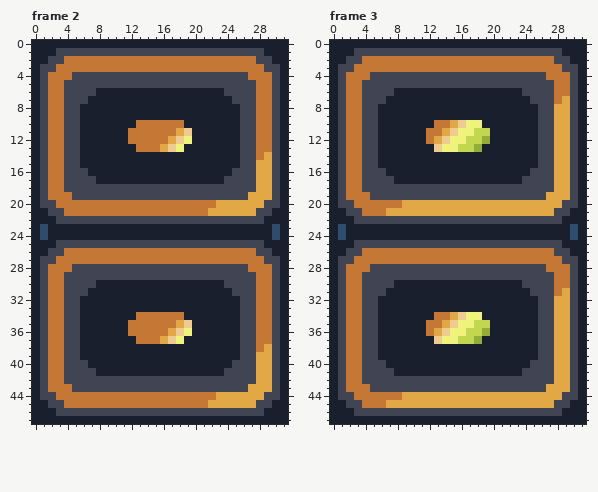
File history of a pixel-art file, Projetasso/Code Wars 2 - The Offline Server/new_sprites._/em_construçao/ambinte/porta.aseprite. The picture above is the old version.
32x48 pixels, 23 frames. Shown: frame 2, frame 3. The commit also changed other frames, which this record leaves out.
New version:
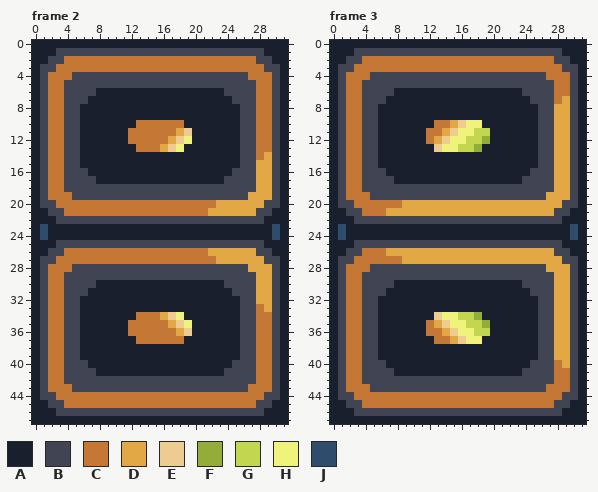
Palette (. is transparent): A #1a1f2e  B #414453  C #c57835  D #e1a845  E #eecb90  F #94ad39  G #c2d64f  H #eff37c  J #2f4c6c
The exact change:
Frame 2:
Colour D gives way to colour C in row 36 at x 17; in row 37 at x 16; in row 38 at x 29; in rows 39 to 42 at x 28 to 29; in row 43 at x 27 to 29; in row 44 at x 23 to 28.
Colour D gives way to colour C in row 45 at x 22 to 27.
Colour E gives way to colour C in row 37 at x 17.
Colour H gives way to colour C in row 37 at x 18.
Colour C gives way to colour D in row 26 at x 22 to 27; in row 27 at x 23 to 28; in row 28 at x 27 to 29; in rows 29 to 32 at x 28 to 29; in row 33 at x 29; in row 34 at x 16.
Colour C gives way to colour D in row 35 at x 17.
Colour E gives way to colour D in row 36 at x 18.
Colour C gives way to colour E in row 34 at x 17.
Colour D gives way to colour E in row 35 at x 18.
Colour H gives way to colour E in row 36 at x 19.
Colour C gives way to colour H in row 34 at x 18.
Colour E gives way to colour H in row 35 at x 19.
Frame 3:
Colour D gives way to colour C in row 36 at x 13; in row 40 at x 28; in rows 41 to 42 at x 28 to 29; in row 43 at x 27 to 29; in row 44 at x 9 to 28; in row 45 at x 7 to 27.
Colour E gives way to colour C in row 37 at x 13.
Colour H gives way to colour C in row 37 at x 14.
Colour C gives way to colour D in row 26 at x 7 to 27; in row 27 at x 9 to 28; in row 28 at x 27 to 29; in rows 29 to 30 at x 28 to 29; in row 31 at x 28; in row 35 at x 13.
Colour E gives way to colour D in row 36 at x 14.
Colour H gives way to colour D in row 37 at x 15.
Colour C gives way to colour E in row 34 at x 13.
Colour D gives way to colour E in row 35 at x 14.
Colour G gives way to colour E in row 37 at x 16.
Colour H gives way to colour E in row 36 at x 15.
Colour G gives way to colour F in row 35 at x 19.
Colour H gives way to colour F in row 34 at x 18.
Colour E gives way to colour G in row 34 at x 16.
Colour F gives way to colour G in row 36 at x 19.
Colour H gives way to colour G in rows 34 to 35 at x 17.
Colour C gives way to colour H in row 34 at x 14.
Colour D gives way to colour H in row 34 at x 15.
Colour E gives way to colour H in row 35 at x 15.
Colour F gives way to colour H in row 37 at x 18.
Colour G gives way to colour H in rows 36 to 37 at x 17.
Boxes around the changes in both pictures, in picture pixels (x1, y1, x2, y2):
changed: (208, 248, 272, 408)
changed: (160, 312, 192, 344)
changed: (386, 248, 570, 296)
changed: (434, 312, 490, 344)
changed: (386, 360, 570, 408)
